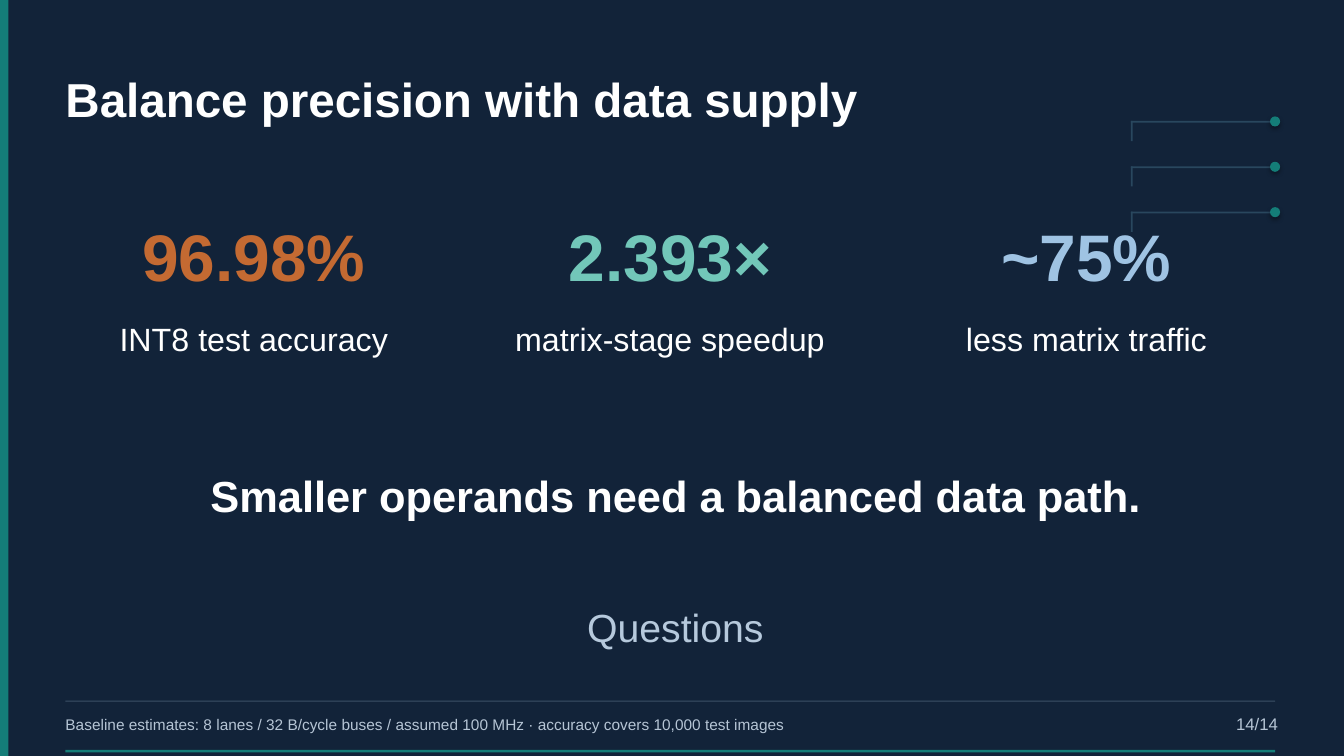
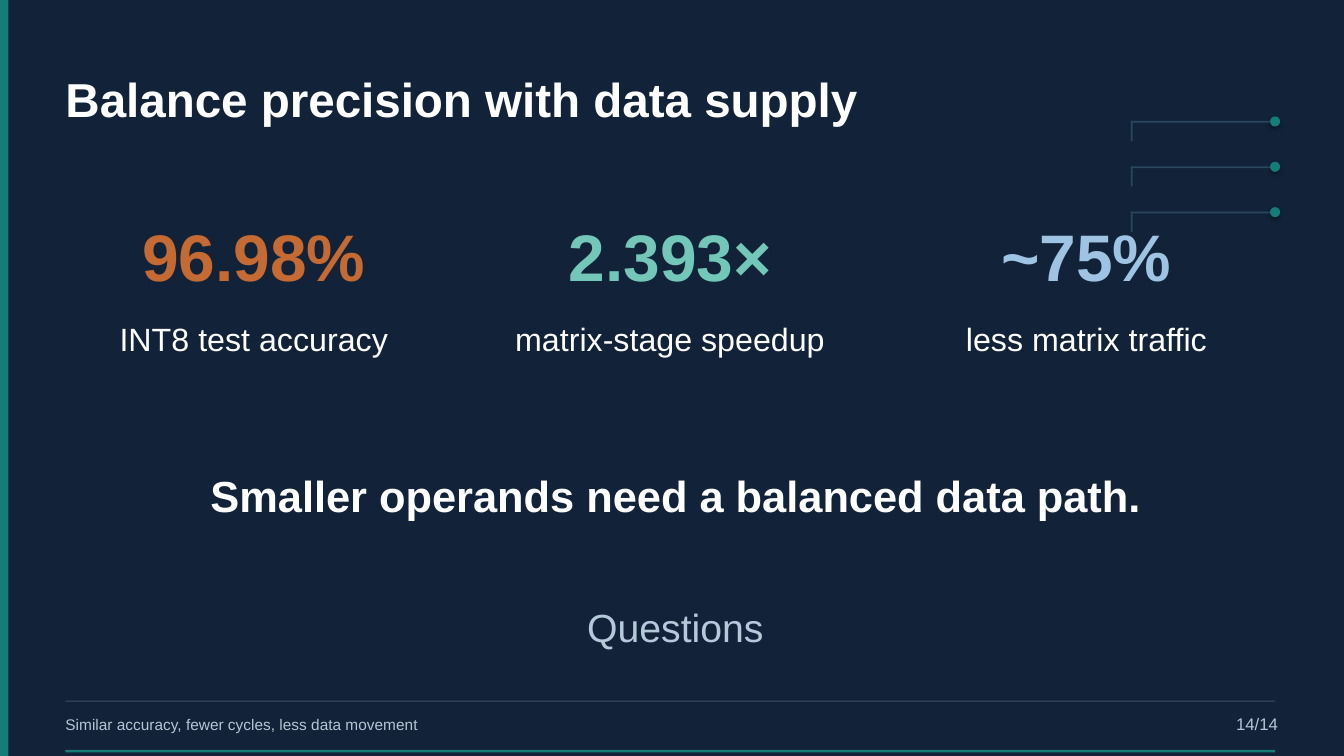
Before and after one commit to EnragedWaters/CECS-530-Quantized-Neural-Network-Accelerator, a slide deck: slide 14 of presentation/project-presentation.pptx. Drawn at 1344x756 pixels with LibreOffice and Linux fonts; fonts in the diff are those of the drawing. Boxes give left, top, right and bottom in pixels: in the first picture for what was removed or moved away, otherwise in the second. Text is boxed around its words. In the diff, an @@ line names an element or a change of style, - is before the commit and + after.

```diff
--- a/presentation/project-presentation.pptx
+++ b/presentation/project-presentation.pptx
@@ text at <box>65,719,417,733</box>: text changed @@
-Baseline estimates: 8 lanes / 32 B/cycle buses / assumed 100 MHz · accuracy covers 10,000 test images
+Similar accuracy, fewer cycles, less data movement
```
Also in this commit, not shown: 17 other slides changed, 2 other files.
